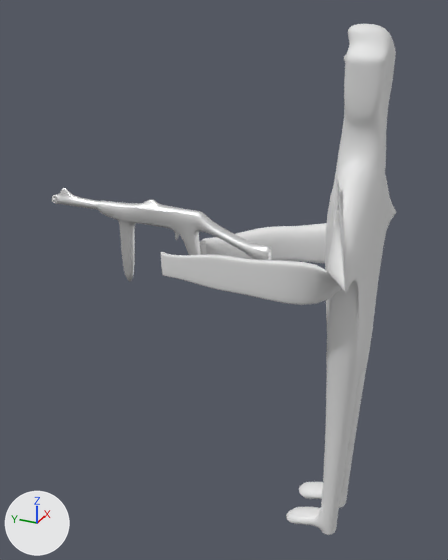
Before and after pictures for a commit that changed the Blender file MAIN-MAN.blend.
Before and after are seen from a camera (50 mm lens) standing at (-26.1, -5.4, 10.0) and looking at (0.4, 6.5, -3.3). Lighting does not change. The marker at lower left points along +X, +Y and +Z.

In view in the first picture: 'GUN 1', 'MAN'.
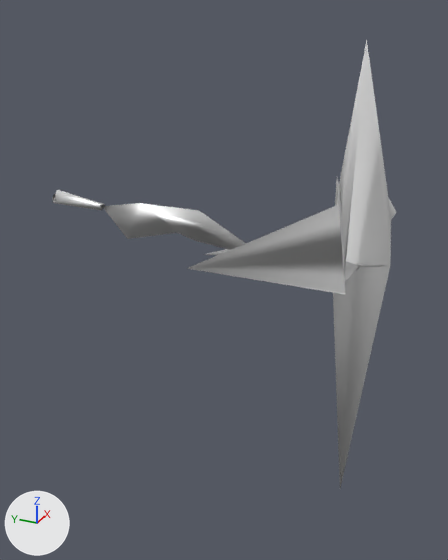
Changed parts and their boxes (x1, y1, x2, y2) in the pictures (448 x 560 px):
'MAN', modifiers changed (11% narrower, 12% shorter): before (161, 24, 397, 535); after (187, 41, 397, 488)
'GUN 1', modifiers changed: before (52, 188, 271, 282); after (53, 190, 246, 250)

The change, as a diff of the scene's bpy script:
```diff
--- a/MAIN-MAN.blend.py
+++ b/MAIN-MAN.blend.py
@@ ob_man @@
 _m = ob_man.modifiers.new('Subdivision', 'SUBSURF')
 _m.render_levels = 3
+_m = ob_man.modifiers.new('Decimate', 'DECIMATE')
+_m.ratio = 0.014
@@ ob_gun_1 @@
 _m = ob_gun_1.modifiers.new('Subdivision', 'SUBSURF')
 _m.render_levels = 3
+_m = ob_gun_1.modifiers.new('Decimate', 'DECIMATE')
+_m.ratio = 0.01
```
